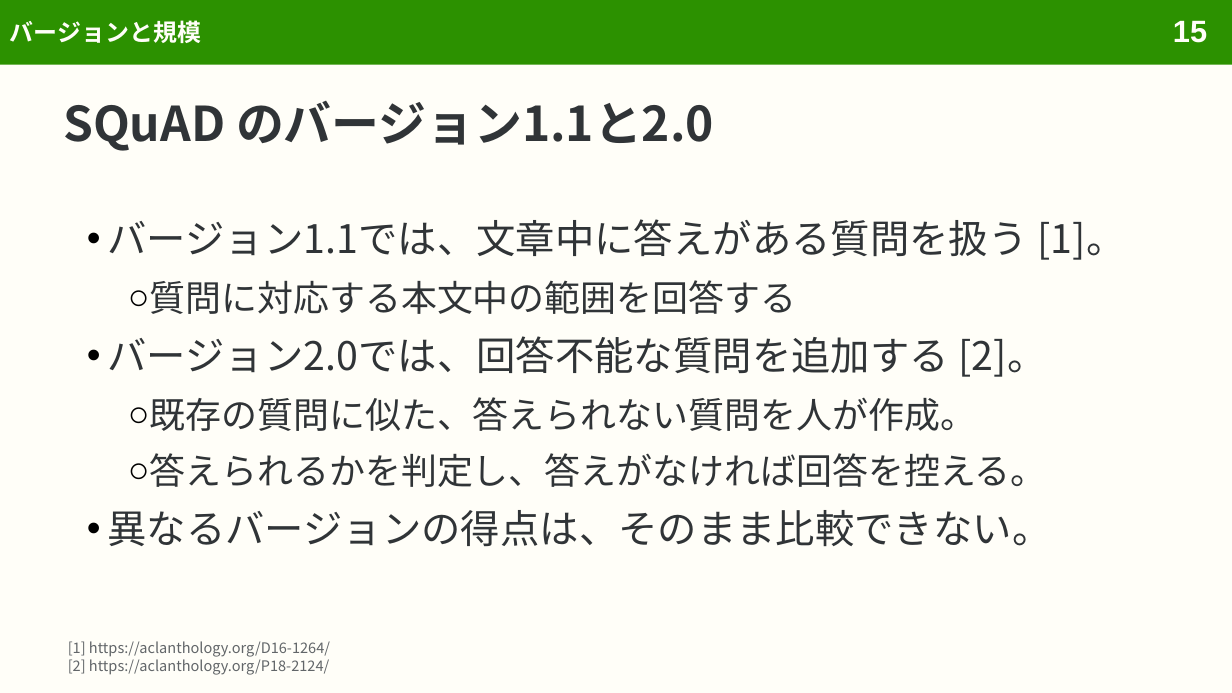
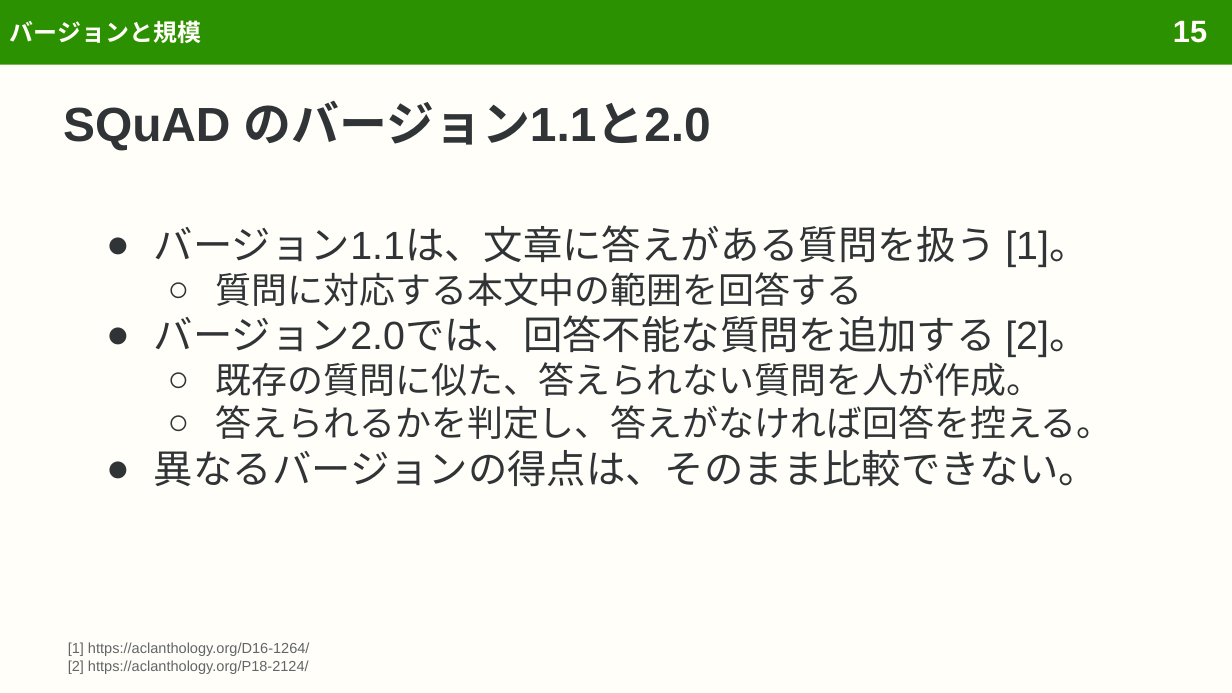
Before and after one commit to sasakiy84/datasets-in-10-minutes, a slide deck: slide 15 of slides/datasets-in-10-minutes-squad.pptx. Drawn at 1232x693 pixels with LibreOffice and Linux fonts; fonts in the diff are those of the drawing. Boxes give left, top, right and bottom in pixels: in the first picture for what was removed or moved away, otherwise in the second. Text is boxed around its words. In the diff, an @@ line names an element or a change of style, - is before the commit and + after.

```diff
--- a/slides/datasets-in-10-minutes-squad.pptx
+++ b/slides/datasets-in-10-minutes-squad.pptx
@@ title "SQuAD のバージョン1.1と2.0" at <box>63,101,711,150</box>: font Noto Sans CJK JP to Arial @@
@@ text at <box>154,225,1088,267</box>: text changed; font Noto Sans CJK JP to Arial @@
-• バージョン1.1では、文章中に答えがある質問を扱う [1]。
+● バージョン1.1は、文章に答えがある質問を扱う [1]。
@@ text at <box>154,272,1113,486</box>: font Noto Sans CJK JP to Arial in "質問に対応する本文中の範囲を回答する", "バージョン2.0では、回答不能な質問を追加する [2]。", "既存の質問に似た、答えられない質問を人が作成。", "答えられるかを判定し、答えがなければ回答を控える。" and 1 more places; indent changed; line spacing 1.13 to 1; less space between paragraphs; bullet colour #000000 to #303437; bullet • to ● @@
@@ text "[1] https://aclanthology.org/D16-1264/" at <box>68,642,310,674</box>: font Noto Sans CJK JP to Arial @@
```
Also in this commit, not shown: 97 other slides changed, 10 other files.
